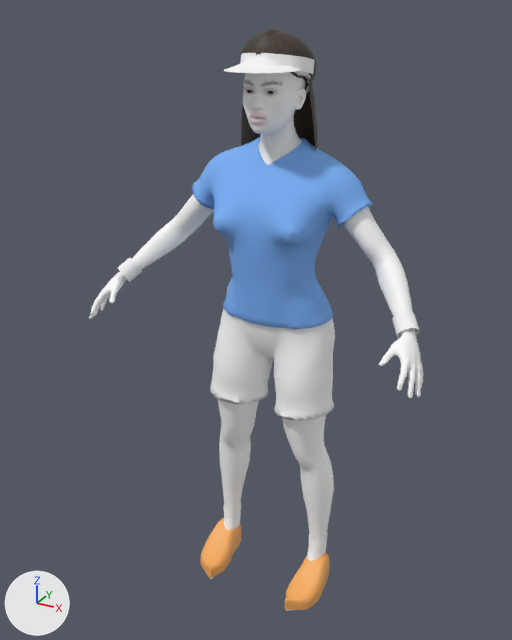
The glTF model public/assets/athletes/athlete-f.glb as it was, and as the next commit left it.
The view is the same before and after, from a camera (50 mm lens) standing at (0.885, -1.755, 1.77) and looking at (-0.037, -0.079, 0.932). Every picture has the same lights, and +X, +Y and +Z are marked at lower left. The first picture is the older version.

The older version as bpy lines, for what is in view:
```python
me_hair_curly = bpy.data.meshes.new('Hair_curly')
me_hair_curly.from_pydata(...)  # 435 vertices, 750 faces; spans x -0.093..0.093, y -0.132..0.078, z 1.551..1.717
me_hair_curly.materials.append(mat_hair)
me_hair_long = bpy.data.meshes.new('Hair_long')
me_hair_long.from_pydata(...)  # 644 vertices, 1114 faces; spans x -0.122..0.106, y -0.128..0.092, z 1.297..1.693
me_hair_long.materials.append(mat_hair)
me_shoes = bpy.data.meshes.new('Shoes')
me_shoes.from_pydata(...)  # 764 vertices, 1520 faces; spans x -0.22..0.22, y -0.207..0.031, z 0.002..0.113
# faces by material slot: [942, 578]
me_shoes.materials.append(mat_shoe)  # orange #f3aa59
me_shoes.materials.append(mat_sole)  # white #fafaf9
ob_hair_curly = bpy.data.objects.new('Hair_curly', me_hair_curly)
ob_hair_curly.location = (0.0, 0.0, 0.0)
ob_hair_long = bpy.data.objects.new('Hair_long', me_hair_long)
ob_hair_long.location = (0.0, 0.0, 0.0)
ob_shoes = bpy.data.objects.new('Shoes', me_shoes)
ob_shoes.location = (0.0, 0.0, 0.0)
# also in view: 'Body' at (0.0, -0.128, 0.921); 'Top' at (0.0, -0.039, 1.197); 'Acc_wristbands' at (0.0, -0.155, 1.045); 'Acc_cap' at (0.0, -0.08, 1.625); 'Bottom' at (0.0, -0.026, 0.842)
```
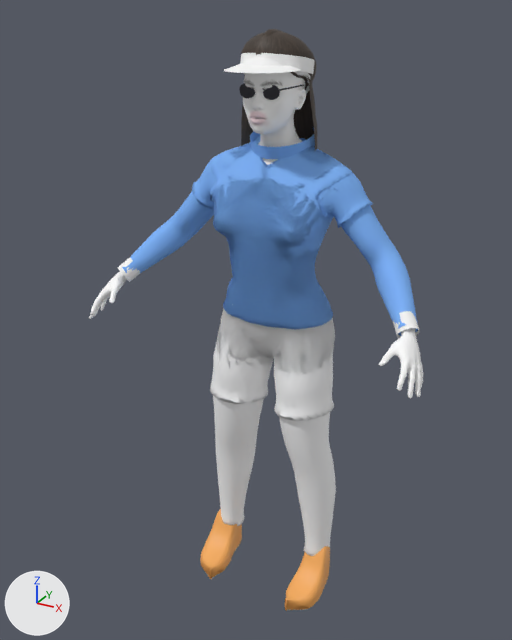
Changed parts and their boxes [x1, y1, x2, y2] in the pictures (512 x 640 px):
'Top_long', added (blue): after [122, 136, 418, 336]
'Bottom_pants', added: after [213, 289, 336, 556]
'Top_tank', added (blue): after [209, 141, 352, 261]
'Shoes_high', added: after [200, 509, 330, 611]
    faces in mat_shoe (orange #f3aa59): [200, 509, 330, 611]
'Acc_collar', added (blue): after [250, 128, 315, 159]
'Acc_glasses', added: after [239, 83, 304, 100]
'Top', unchanged, covered by the edit: before [192, 136, 373, 329]; after [192, 144, 373, 228]
'Body', unchanged, covered by the edit: before [89, 72, 423, 543]; after [89, 72, 423, 399]
'Shoes', unchanged, covered by the edit: before [200, 518, 330, 611]; after [200, 545, 330, 610]

The change in detail:
Material 'glasses' (mat_glasses) is new.
Its base color is (0.03, 0.03, 0.04) (dark grey #303038).
Its metallic is 0.3.
Its roughness is 0.15.
Mesh me_acc_collar is new.
It has 56 vertices, 56 faces and spans x -0.088..0.088, y -0.085..0.095, z 1.404..1.481.
It uses material mat_kit_top (blue #7cb3f9).
Mesh me_acc_glasses is new.
It has 58 vertices, 56 faces and spans x -0.077..0.077, y -0.136..-0.031, z 1.562..1.599.
It uses material mat_glasses (dark grey #303038).
Mesh me_shoes_high is new.
It has 764 vertices, 1520 faces and spans x -0.22..0.22, y -0.207..0.031, z 0.002..0.167.
Faces by material slot: [978, 542].
It uses material mat_shoe (orange #f3aa59).
It uses material mat_sole (white #fafaf9).
Mesh me_bottom_pants is new.
It has 1778 vertices, 3378 faces and spans x -0.212..0.212, y -0.142..0.1, z 0.113..1.03.
It uses material mat_kit_bottom (white #f9f9fa).
Mesh me_top_long is new.
It has 2856 vertices, 5456 faces and spans x -0.464..0.464, y -0.186..0.096, z 0.945..1.449.
It uses material mat_kit_top (blue #7cb3f9).
Mesh me_top_tank is new.
It has 1984 vertices, 3678 faces and spans x -0.211..0.211, y -0.173..0.096, z 0.945..1.449.
It uses material mat_kit_top (blue #7cb3f9).
Object 'Acc_collar' (ob_acc_collar) is new; it shows me_acc_collar.
Its location is (0.0, 0.0, 0.0).
Object 'Acc_glasses' (ob_acc_glasses) is new; it shows me_acc_glasses.
Its location is (0.0, 0.0, 0.0).
Object 'Shoes_high' (ob_shoes_high) is new; it shows me_shoes_high.
Its location is (0.0, 0.0, 0.0).
Object 'Bottom_pants' (ob_bottom_pants) is new; it shows me_bottom_pants.
Its location is (0.0, 0.0, 0.0).
Object 'Top_long' (ob_top_long) is new; it shows me_top_long.
Its location is (0.0, 0.0, 0.0).
Object 'Top_tank' (ob_top_tank) is new; it shows me_top_tank.
Its location is (0.0, 0.0, 0.0).
